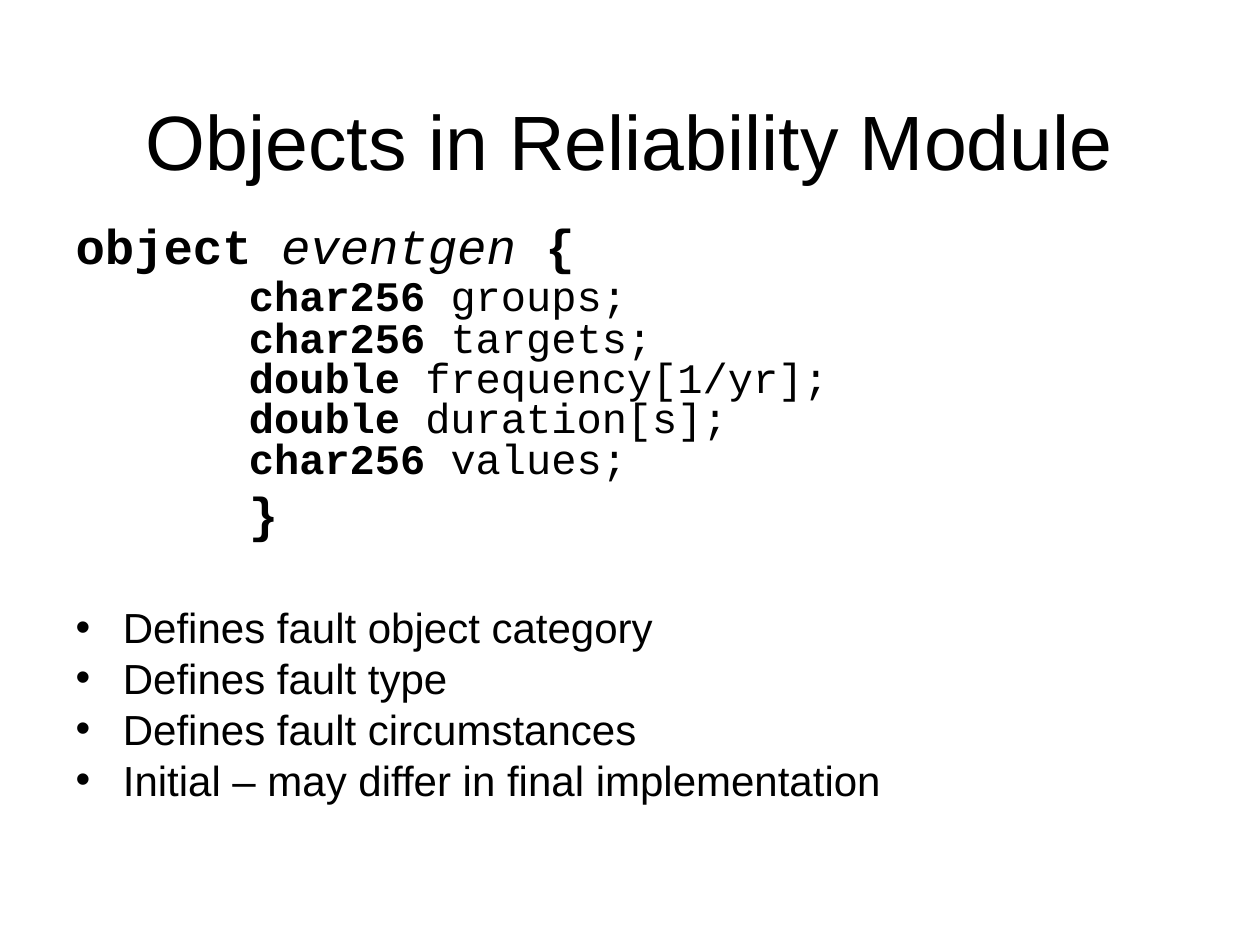
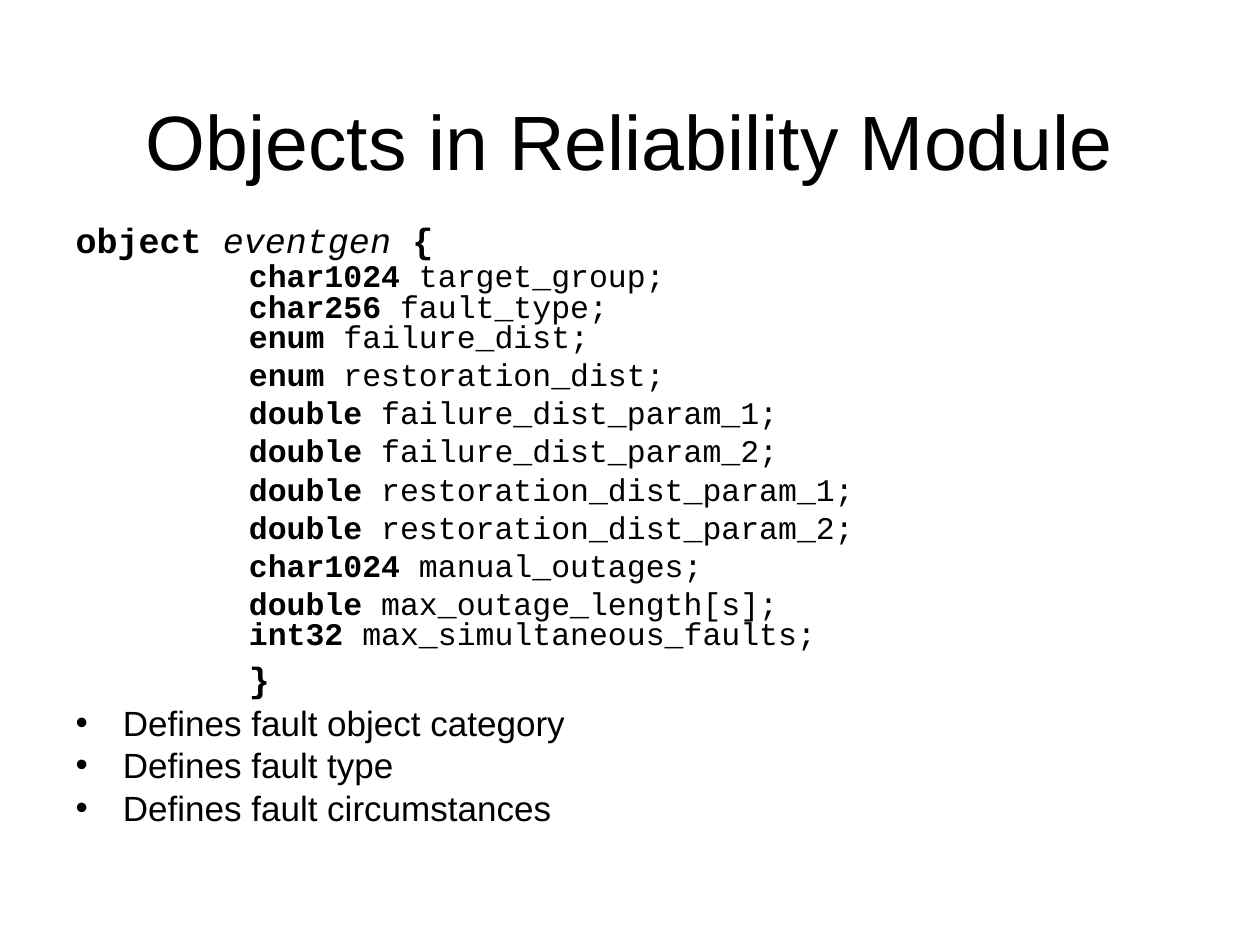
Before and after one commit to gridlab-d/course, a slide deck: slide 4 of FourDayCourse/4.2 - Reliability Module.ppt. Drawn at 1260x945 pixels with LibreOffice and Linux fonts; fonts in the diff are those of the drawing; background and template pictures are left out. Boxes give left, top, right and bottom in pixels: in the first picture for what was removed or moved away, otherwise in the second. Text is boxed around its words. In the diff, an @@ line names an element or a change of style, - is before the commit and + after.

Commit message:
Changes to reliability module portion of four day course to reflect new reliability implementation and exercise addition

```diff
--- a/FourDayCourse/4.2 - Reliability Module.ppt
+++ b/FourDayCourse/4.2 - Reliability Module.ppt
@@ text at (76,229,854,651): text changed; size 24 to 18 pt @@
-object eventgen {
-char256 groups;
-char256 targets;
-double frequency[1/yr];
-double duration[s];
-char256 values;
+object eventgen {
+char1024 target_group;
+char256 fault_type;
+enum failure_dist;
+enum restoration_dist;
+double failure_dist_param_1;
+double failure_dist_param_2;
+double restoration_dist_param_1;
+double restoration_dist_param_2;
+char1024 manual_outages;
+double max_outage_length[s];
+int32 max_simultaneous_faults;
@@ text at (123,710,564,822): size 28 to 20 pt in "}"; size 24 to 20 pt in "Defines fault object category", "Defines fault type", "Defines fault circumstances"; less space between paragraphs @@
@@ text at (123,765,881,804): paragraph removed @@
-• Initial – may differ in final implementation
```
Also in this commit, not shown: 4 other slides changed, 4 slides added, 1 slide removed.
